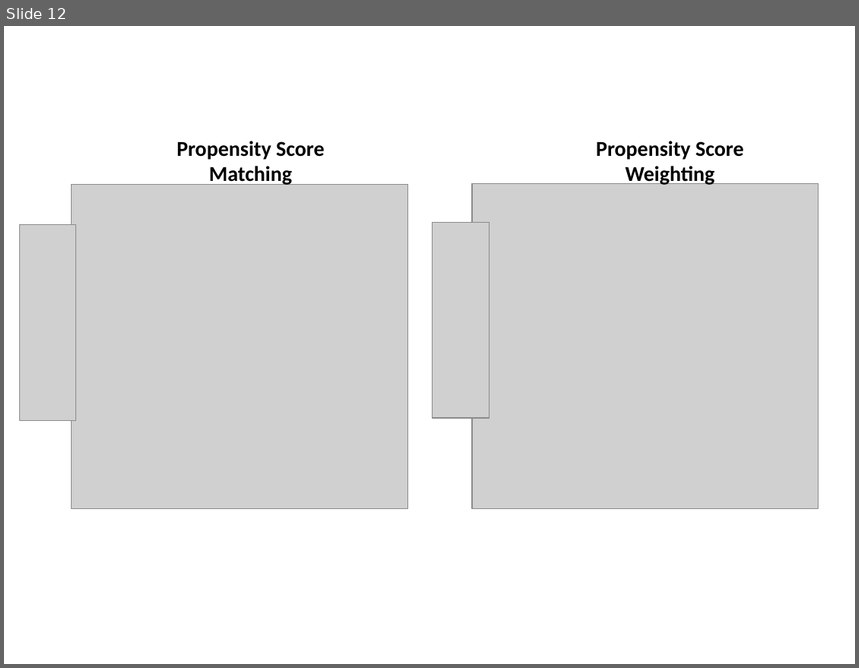
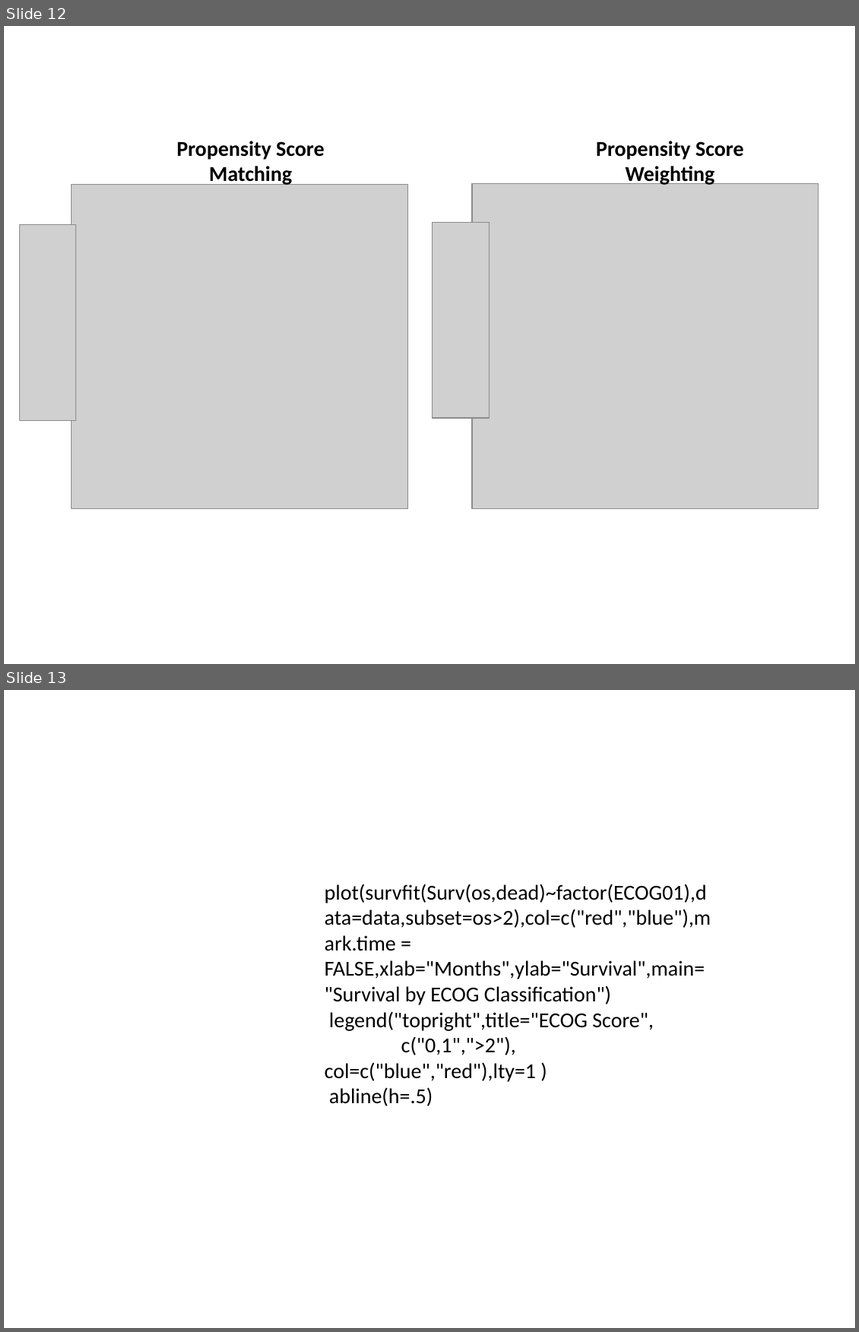
Before and after one commit to nkbxwb/Proposal, a slide deck: mi_picture.pptx. Shown one above the other, each under a label of ours: slide 12 before the commit, slides 12 and 13 after it. The pictures are 859x668 and 859x1332 pixels, drawn with LibreOffice and Linux fonts; fonts in the diff are those of the drawing; grey boxes stand for pictures. Boxes give left, top, right and bottom in pixels: in the first picture for what was removed or moved away, otherwise in the second. Text is boxed around its words. In the diff, an @@ line names an element or a change of style, - is before the commit and + after.

```diff
--- a/mi_picture.pptx
+++ b/mi_picture.pptx
@@ slide 13 added at [4, 690, 855, 1328], background #FFFFFF @@
@@ text added at [325, 884, 712, 1106], 18 pt, text #000000 @@
+plot(survfit(Surv(os,dead)~factor(ECOG01),data=data,subset=os>2),col=c("red","blue"),mark.time = FALSE,xlab="Months",ylab="Survival",main="Survival by ECOG Classification")
+legend("topright",title="ECOG Score",
+c("0,1",">2"), col=c("blue","red"),lty=1 )
+abline(h=.5)
```
Also in this commit, not shown: 1 slide changed, 1 other slide added.
